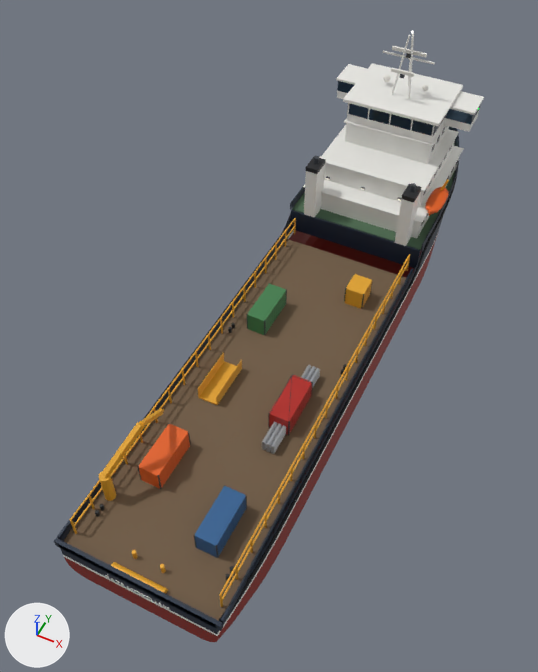
Two versions of the glTF model files/halcyon-shoal/models/psv.glb, one commit apart.
Camera for both pictures: a 50 mm camera at (24.5, -63.7, 70.9) aimed at (-2.5, -9.7, 3.4). Lighting does not change. The marker at lower left points along +X, +Y and +Z. The older version comes first. Where no turn or scale is listed for an object, it has been applied to the vertices. Vertices at exactly the same position are counted once.
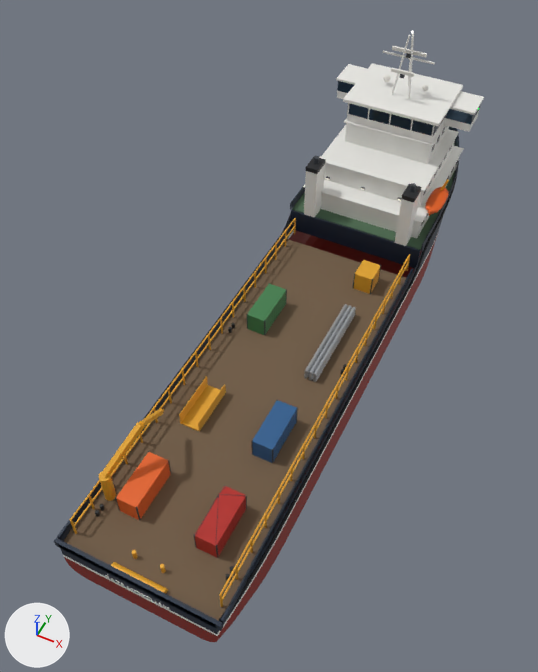
Where the change shows, as pixel boxes (x1, y1, x2, y2) in the pictures (538 x 672 px; the box of a moved part takes in the faces that stretch with it):
'Mesh_0', moved: before (268, 374, 313, 435); after (194, 485, 247, 558)
part 1 of me_mesh_5, moved or reshaped: before (345, 274, 372, 309); after (354, 260, 380, 294)
part 2 of me_mesh_5, moved or reshaped: before (199, 361, 237, 405); after (181, 385, 220, 432)
part 3 of me_mesh_5, moved or reshaped: before (198, 353, 224, 397); after (179, 376, 208, 423)
part 4 of me_mesh_5, moved or reshaped: before (216, 360, 242, 405); after (198, 384, 226, 431)
part 5 of me_mesh_5, moved or reshaped: before (157, 475, 162, 489); after (136, 507, 141, 520)
part 6 of me_mesh_5, moved or reshaped: before (139, 424, 190, 489); after (116, 452, 171, 520)
part 7 of me_mesh_5, moved or reshaped: before (261, 365, 320, 454); after (304, 304, 356, 382)
part 8 of me_mesh_5, moved or reshaped: before (195, 486, 246, 558); after (252, 400, 297, 463)
part 9 of me_mesh_5, moved or reshaped: before (361, 280, 373, 309); after (370, 265, 381, 294)

The change, as a list of edits to the scene's bpy script:
```text
Change me_mesh_5:
    where me_mesh_5.from_pydata(...)  # 4538 vertices, 7772 faces; spans x 0.0..19.9, y -86.4..0.0, z 0.6..32.9
    used by ob_mesh_5; location = (-9.9, 43.4, -6.2)
    me_mesh_5 part 1: the loose piece of 8 vertices spanning x 13.1..15.5, y -42.9..-39.9, z 8.5..11.1 is moved by (0.0, 3.0, 0.0)
    me_mesh_5 part 2: the loose piece of 8 vertices spanning x 4.1..6.5, y -64.4..-58.4, z 8.5..8.7 is moved by (0.0, -4.0, 0.0)
    me_mesh_5 part 3: the loose piece of 8 vertices spanning x 4.0..4.1, y -64.4..-58.4, z 8.6..10.2 is moved by (0.0, -4.0, 0.0)
    me_mesh_5 part 4: the loose piece of 8 vertices spanning x 6.4..6.5, y -64.4..-58.4, z 8.6..10.2 is moved by (0.0, -4.0, 0.0)
    me_mesh_5 part 5: the loose piece of 8 vertices spanning x 6.4..6.5, y -76.4..-76.3, z 8.5..11.1 is moved by (0.0, -4.0, 0.0)
    me_mesh_5 part 6: 168 of the vertices in x 4.0..6.5, y -76.4..-70.4, z 8.5..11.1 are moved by (0.0, -4.0, 0.0)
    me_mesh_5 part 7: all 180 vertices in x 13.6..15.2, y -67.4..-55.4, z 8.6..10.0 are moved by (0.0, 11.0, 0.0)
    me_mesh_5 part 8: 168 of the vertices in x 13.0..15.5, y -80.4..-74.4, z 8.5..11.1 are moved by (0.0, 12.0, 0.0)
    me_mesh_5 part 9: 16 of 4538 vertices moved; they spanned x 15.4..15.5, y -42.9..-39.9, z 8.5..11.1 and now span x 15.4..15.5, y -39.9..-36.9, z 8.5..11.1; mean shift (0.0, 3.0, 0.0); largest move (15.4, -42.9, 11.1) -> (15.4, -39.9, 11.1)
Change ob_mesh_0:
    ob_mesh_0.location: (-5.5, 25.4, -3.9) -> (-5.5, 9.4, -3.9)
```
